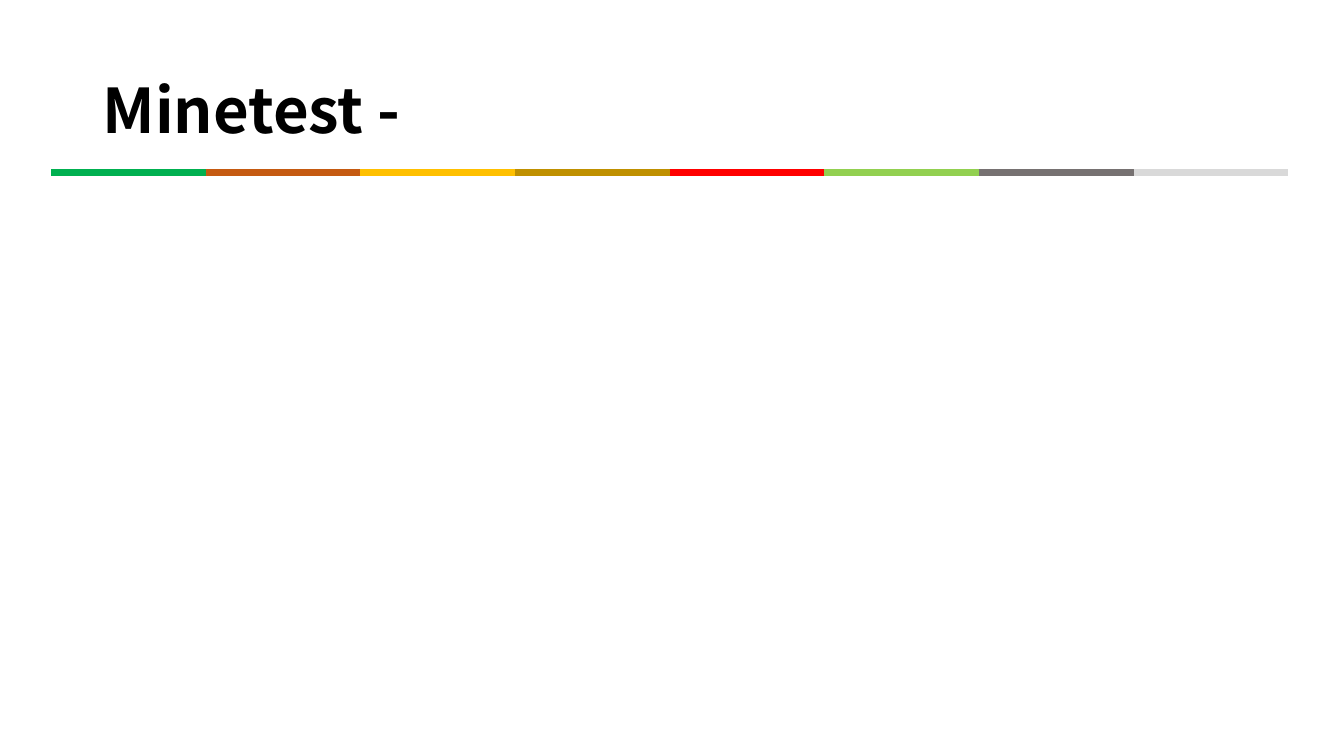
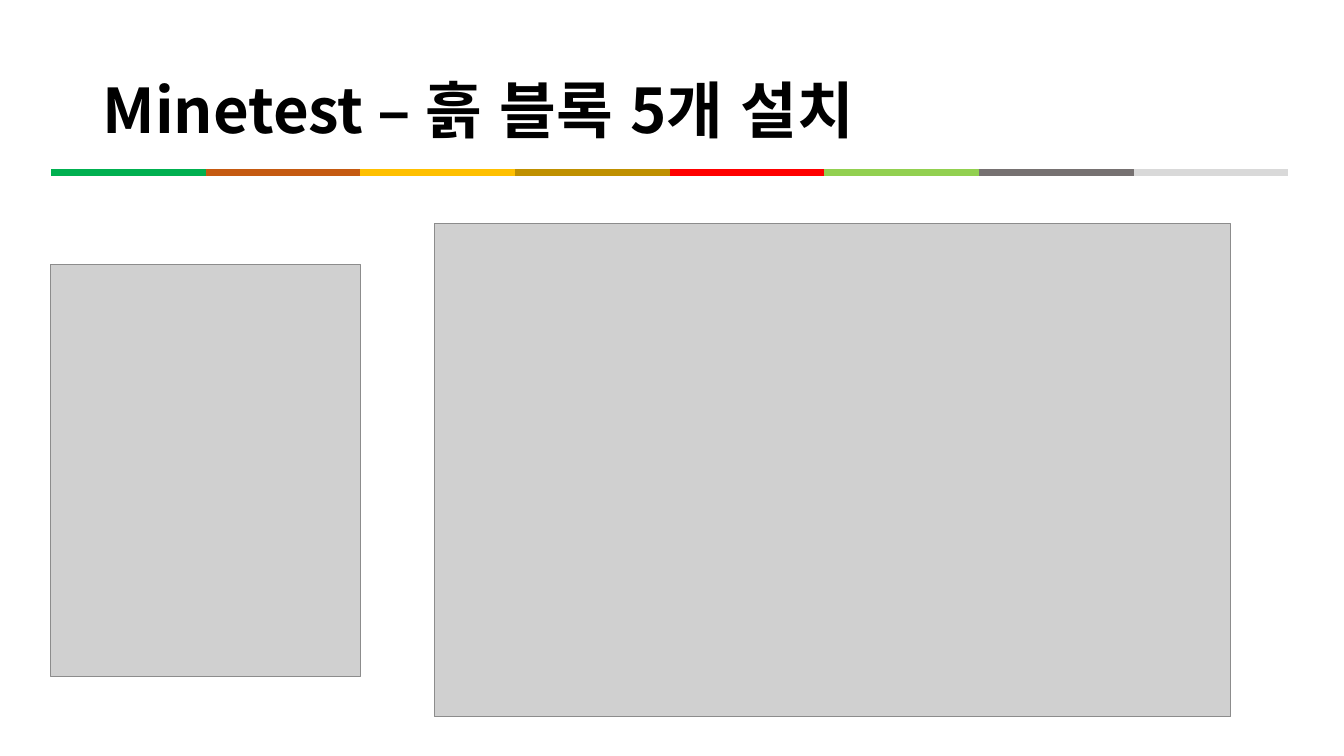
Before and after one commit to kig2929kig/minetest, a slide deck: slide 19 of Minetest와 함께하는 프로그래밍 입문.pptx (slide 20 before the commit). Drawn at 1344x756 pixels with LibreOffice and Linux fonts; fonts in the diff are those of the drawing; grey boxes stand for pictures. Boxes give left, top, right and bottom in pixels: in the first picture for what was removed or moved away, otherwise in the second. Text is boxed around its words. In the diff, an @@ line names an element or a change of style, - is before the commit and + after.

```diff
--- a/Minetest와 함께하는 프로그래밍 입문.pptx
+++ b/Minetest와 함께하는 프로그래밍 입문.pptx
@@ title at (x1=102, y1=80, x2=854, y2=139): text changed @@
-Minetest -
+Minetest – 흙 블록 5개 설치
@@ picture added at (x1=435, y1=224, x2=1231, y2=717) @@
@@ picture added at (x1=50, y1=264, x2=360, y2=676) @@
```
Also in this commit, not shown: 2 other slides changed, 8 slides added, 6 slides removed.
